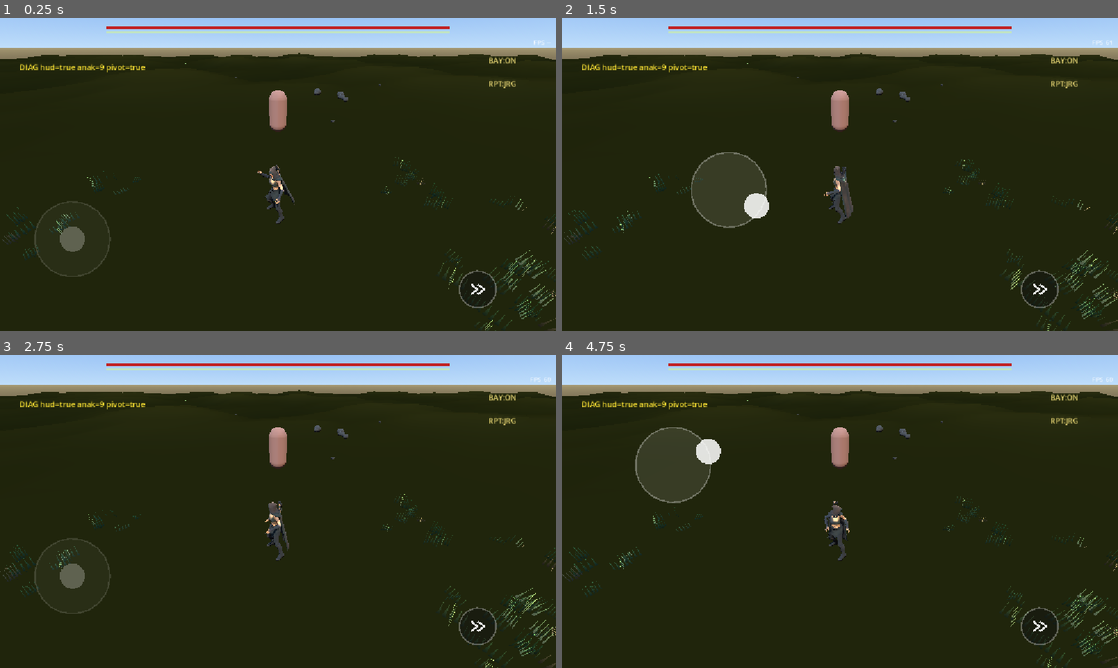
Above: before the commit, frames 1-4 (two rows, left to right).
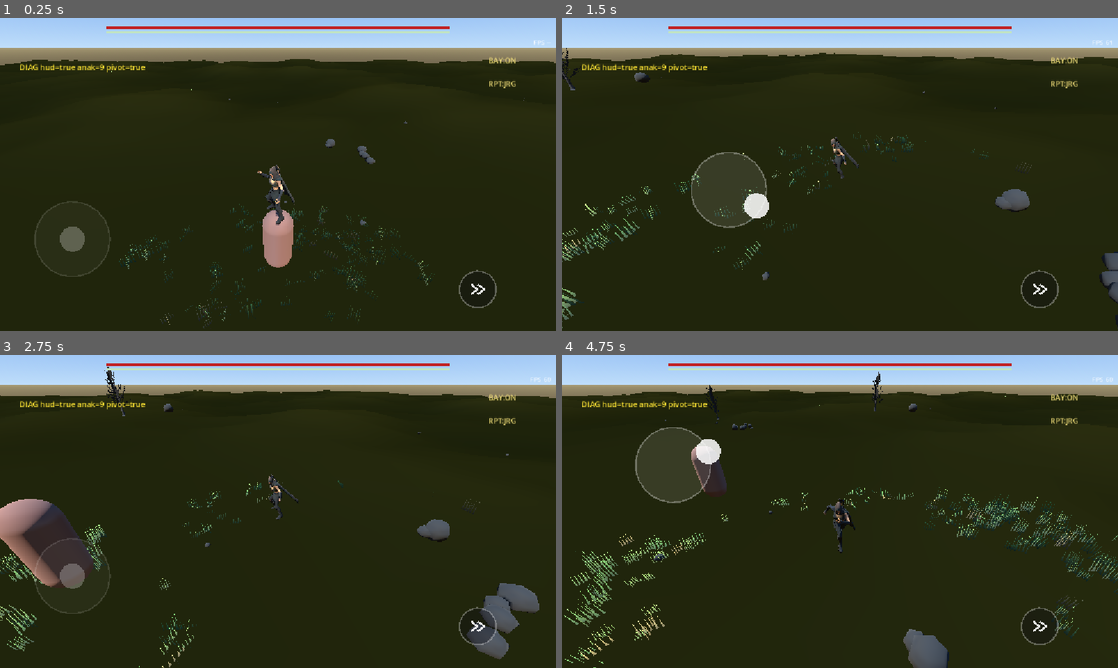
Above: after the commit, the same moments.

Repository: muzape28-blip/ZDEV-RPG
Game: Godot game, scene res://scenes/main.tscn
Two runs of this game, one before a commit and one after it. Both use one fixed random seed, a clock stepped at 60 frames per second and the inputs below.
Inputs (mouse positions are in pixels of both pictures, inside the frame that each line leads up to):
- Up to frame 1 (0.25 s): no input
- Up to frame 2 (1.5 s): drag from (1040, 290) to (895, 105) at 0.52 s; drag from (728, 190) to (812, 237) at 1.27 s
- Up to frame 3 (2.75 s): move the mouse to (333, 442) at 2.02 s; click (333, 442) at 2.17 s
- Up to frame 4 (4.75 s): drag from (812, 574) to (673, 464) at 2.77 s; move the mouse to (1006, 558) at 3.52 s; click (1006, 558) at 3.67 s; drag from (673, 464) to (756, 433) at 4.27 s

The runs differ from the first frame. In frame 1, 4.4% of the frame differs, in the area x 0-100%, y 11-100%; in frame 2, 3.9%; in frame 3, 7.4%, in the area x 0-100%, y 3-100%; in frame 4, 5.7%.
Error before the commit: Parse Error: Cannot infer the type of "cyaw" variable because the value doesn't have a set type. (res://scripts/player_controller.gd:42)

Commit message:
fix: typing eksplisit cyaw (ternary Variant gagal infer di build resmi)
Co-authored-by: arena-agent <297053741+arena-agent@users.noreply.github.com>

Diff:
--- a/scripts/player_controller.gd
+++ b/scripts/player_controller.gd
@@ -39,7 +39,9 @@
 		# arah stick relatif KAMERA (bukan hadap karakter — karakter selalu
 		# menghadap stick, jadi referensi hadap selalu "depan" = bug lama)
 		var pivot := get_node_or_null("CameraPivot")
-		var cyaw := pivot.rotation.y if pivot != null else 0.0
+		var cyaw: float = 0.0
+		if pivot != null:
+			cyaw = pivot.rotation.y
 		var fwd := Vector3(-sin(cyaw), 0.0, -cos(cyaw))
 		var rgt := Vector3(-fwd.z, 0.0, fwd.x)
 		var lat := dir.dot(rgt)
